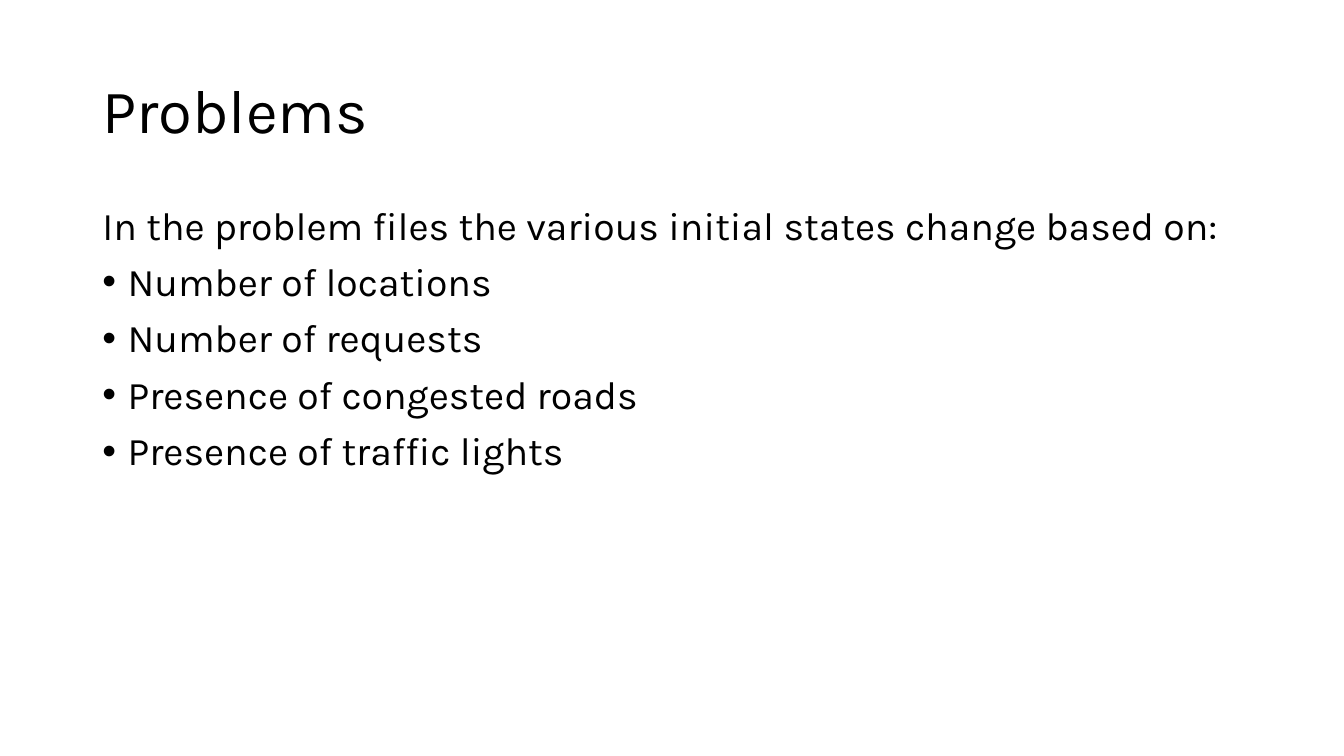
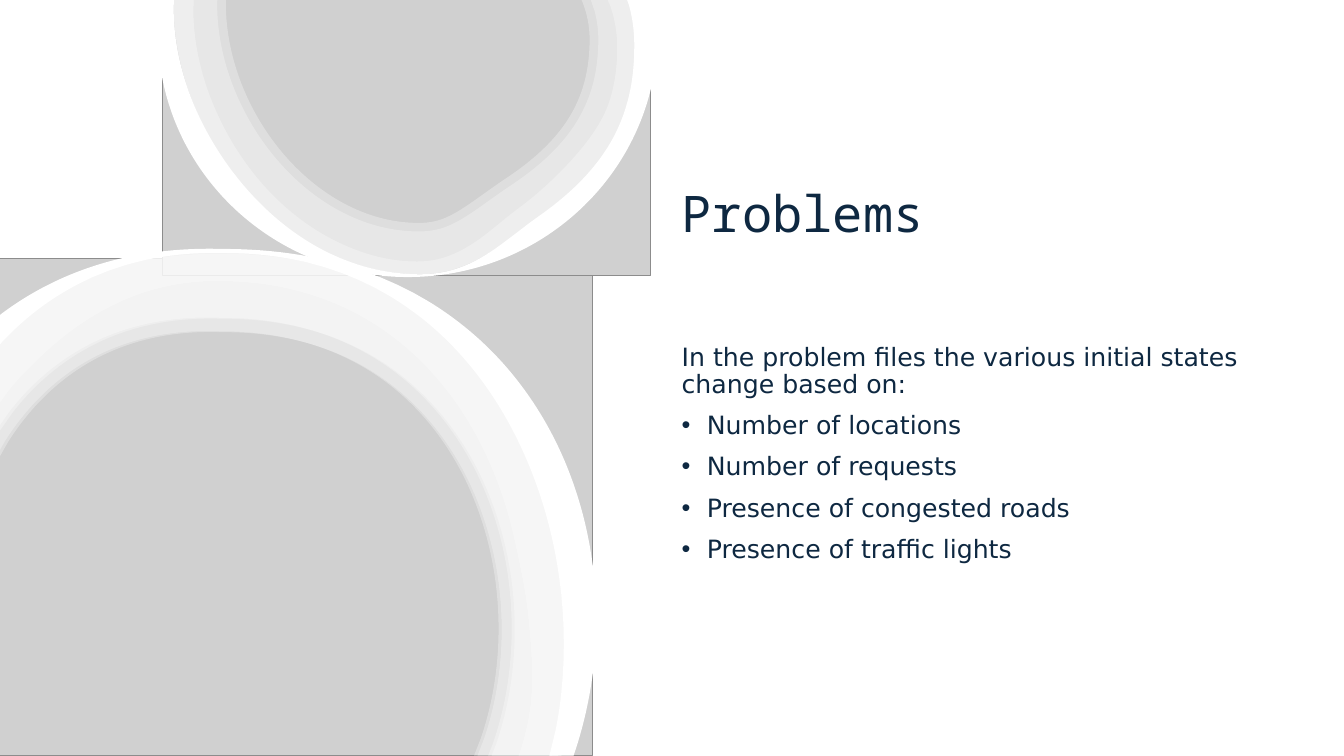
Before and after one commit to serenaragaglia/taxi_planning, a slide deck: slide 7 of documents/planning.pptx. Drawn at 1344x756 pixels with LibreOffice and Linux fonts; fonts in the diff are those of the drawing; grey boxes stand for pictures. Boxes give left, top, right and bottom in pixels: in the first picture for what was removed or moved away, otherwise in the second. Text is boxed around its words. In the diff, an @@ line names an element or a change of style, - is before the commit and + after.

```diff
--- a/documents/planning.pptx
+++ b/documents/planning.pptx
@@ group added at <box>158,0,658,277</box>: 4 freeform shapes @@
@@ picture added at <box>162,0,651,275</box> @@
@@ title "Problems": place and size @@
-title "Problems" at <box>102,91,367,134</box>
+title "Problems" at <box>682,193,924,233</box>
@@ title "Problems" at <box>682,193,924,233</box>: size 44 to 36 pt, font Karla to Noto Sans Mono, text colour #000000 to #0E2841; vertical alignment middle to bottom @@
@@ picture added at <box>0,259,593,756</box> @@
@@ group added at <box>0,249,597,756</box>: 6 freeform shapes @@
@@ text "In the problem files the ...": place and size @@
-text "In the problem files the ..." at <box>102,213,1217,475</box>
+text "In the problem files the ..." at <box>682,347,1238,564</box>
@@ text "In the problem files the ..." at <box>682,347,1238,564</box>: size 28 to 18 pt, font Karla to DejaVu Sans, text colour #000000 to #0E2841; vertical alignment top to middle @@
```
Also in this commit, not shown: 19 other slides changed, 9 slides added, 1 slide removed, 1 other file.
